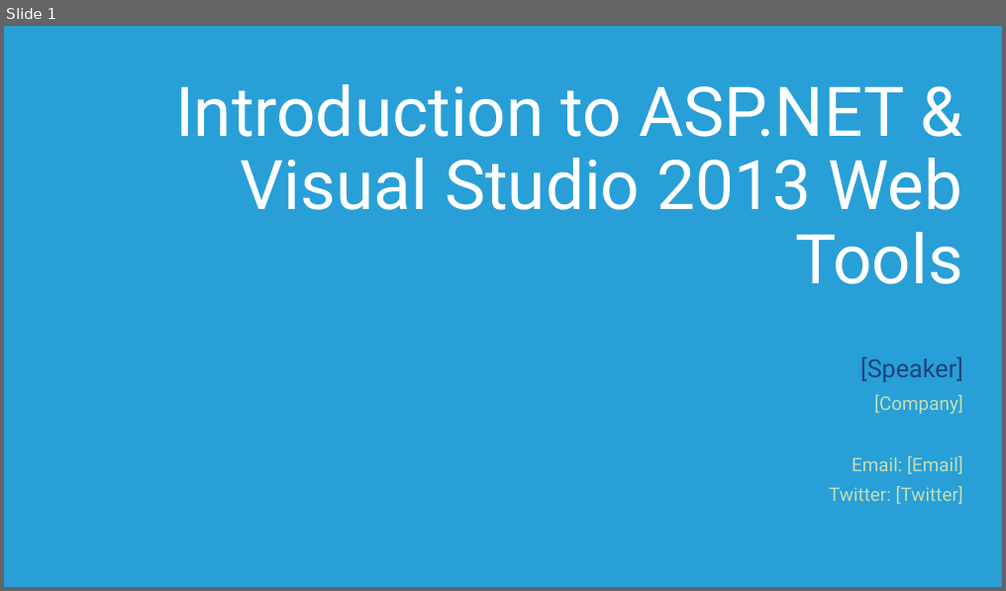
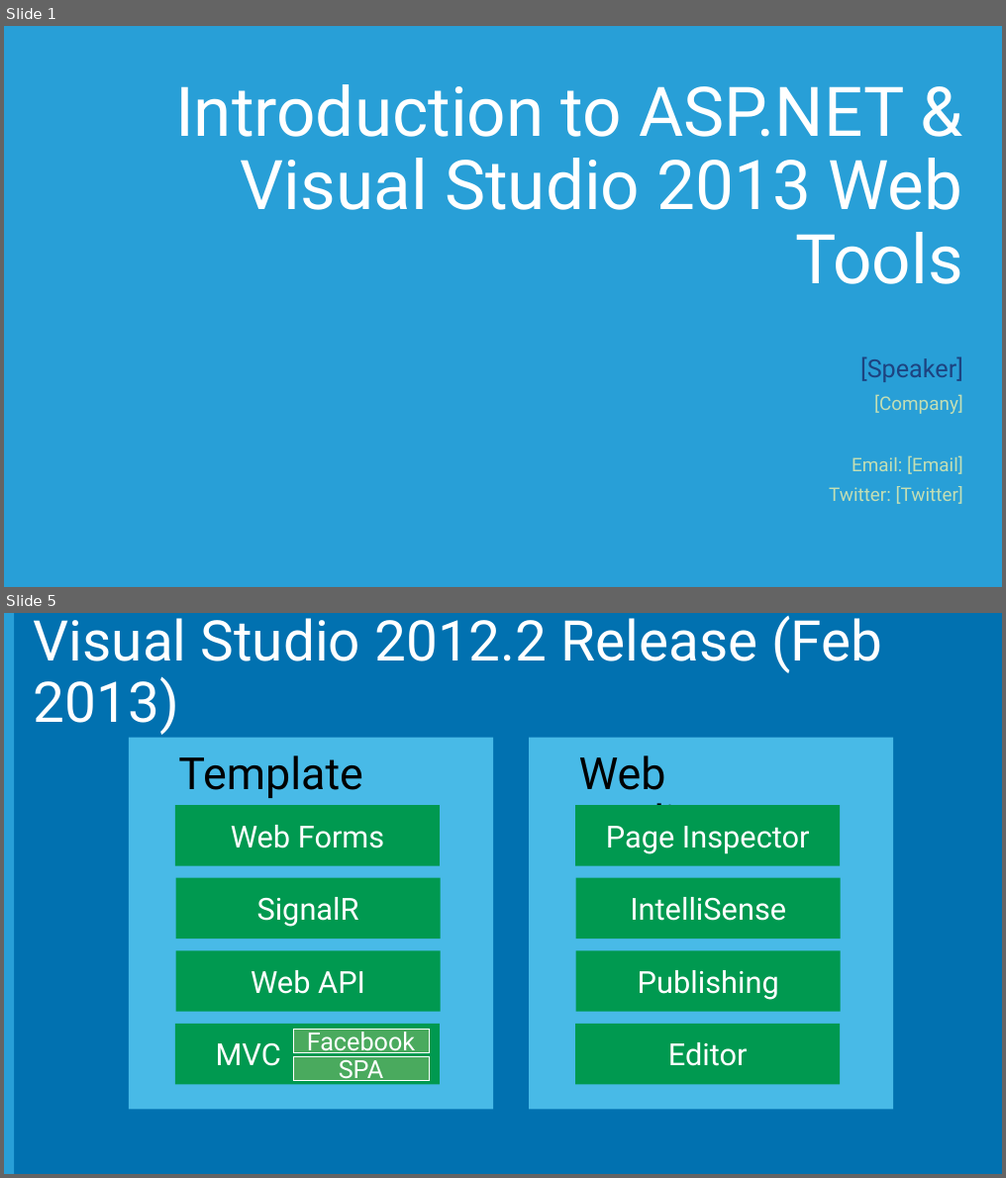
Before and after one commit to Microsoft-Web/DECK-ASPNET-and-VS-Web-Tooling, a slide deck: 2-ASPNET-and-VS-Web-Tooling.pptx. Shown one above the other, each under a label of ours: slide 1 before the commit, slides 1 and 5 after it; the slides between them are not shown. The pictures are 1006x591 and 1006x1178 pixels, drawn with LibreOffice and Linux fonts; fonts in the diff are those of the drawing; background and template pictures are left out. Boxes give left, top, right and bottom in pixels: in the first picture for what was removed or moved away, otherwise in the second. Text is boxed around its words. In the diff, an @@ line names an element or a change of style, - is before the commit and + after.

```diff
--- a/2-ASPNET-and-VS-Web-Tooling.pptx
+++ b/2-ASPNET-and-VS-Web-Tooling.pptx
@@ slide 5 added at bbox=[4, 613, 1002, 1174], background #0171B0 @@
@@ rectangle added at bbox=[4, 613, 14, 1174], fill #289FD7 @@
@@ title added at bbox=[34, 616, 883, 735], 54 pt, text #FFFFFF @@
+Visual Studio 2012.2 Release (Feb 2013)
@@ group added at bbox=[129, 738, 893, 1109]: 12 rectangles, 2 texts @@
+Templates
+Web Forms
+SignalR
+Web API
+MVC
+Web Tooling
+Page Inspector
+IntelliSense
+Publishing
+Editor
+Facebook
+SPA
```
Also in this commit, not shown: 5 slides changed, 13 other slides added, 13 slides removed.
